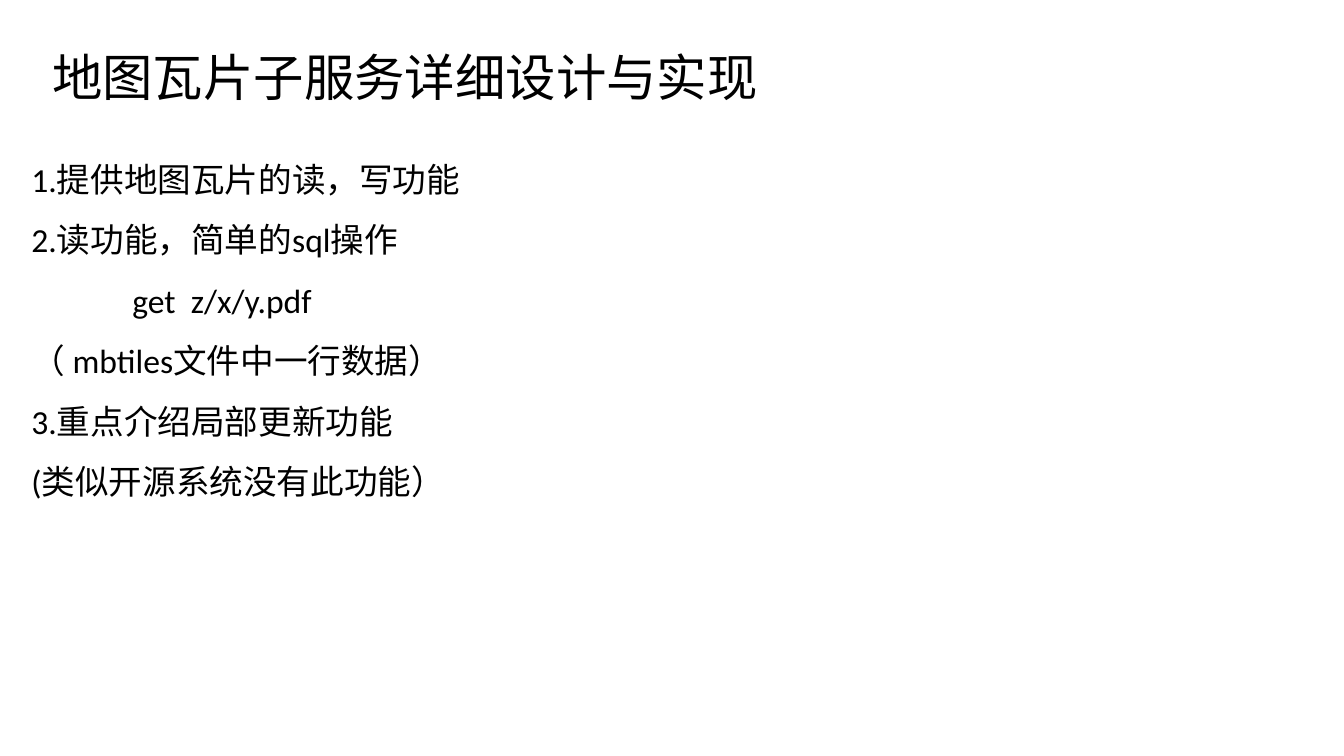
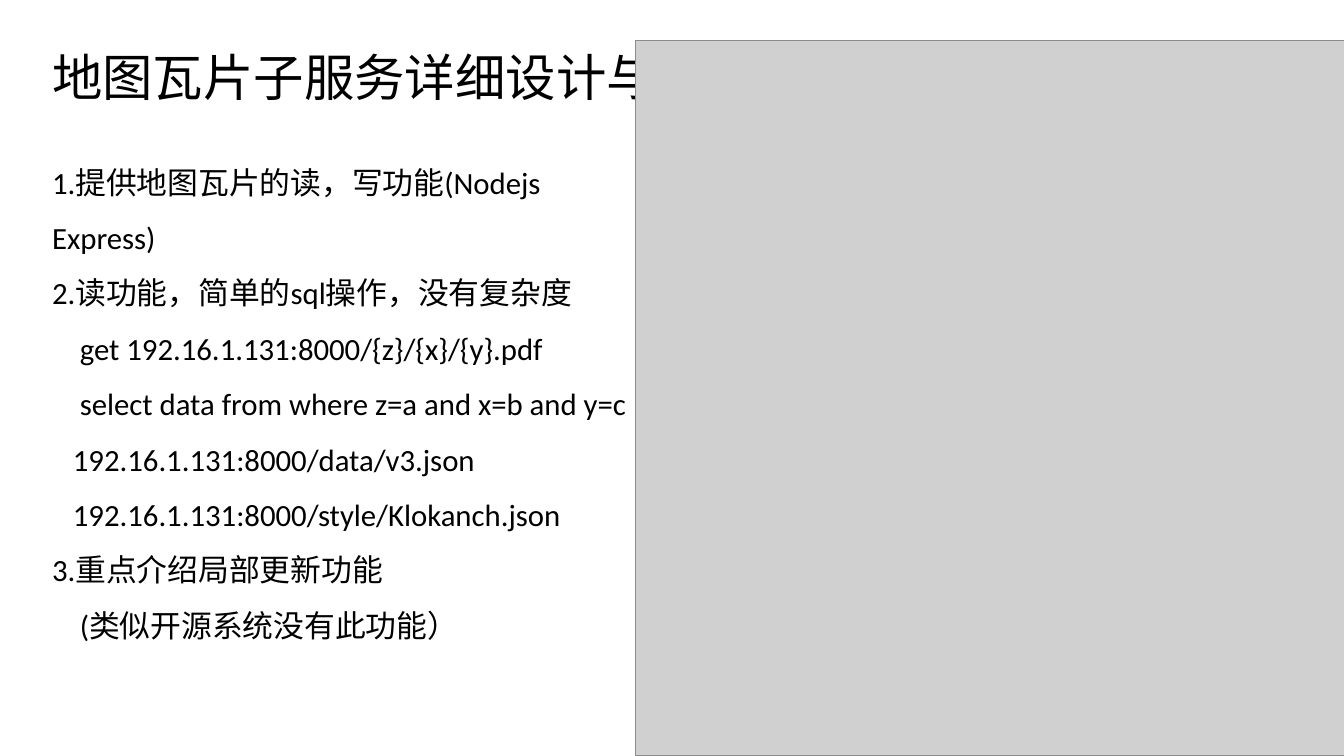
Before and after one commit to hc2013/graduate-article-latex, a slide deck: slide 22 of 地理轨迹相似性分析服务的设计和.pptx. Drawn at 1344x756 pixels with LibreOffice and Linux fonts; fonts in the diff are those of the drawing; grey boxes stand for pictures. Boxes give left, top, right and bottom in pixels: in the first picture for what was removed or moved away, otherwise in the second. Text is boxed around its words. In the diff, an @@ line names an element or a change of style, - is before the commit and + after.

```diff
--- a/地理轨迹相似性分析服务的设计和.pptx
+++ b/地理轨迹相似性分析服务的设计和.pptx
@@ picture added at (635,40,1344,756) @@
@@ text "1.提供地图瓦片的读，写功能(Nodejs Express)": place and size @@
-text "1.提供地图瓦片的读，写功能(Nodejs Express)" at (31,164,460,499)
+text "1.提供地图瓦片的读，写功能(Nodejs Express)" at (52,168,626,641)
@@ text at (52,168,626,532): text changed; size 24 to 22 pt @@
-1.提供地图瓦片的读，写功能
-2.读功能，简单的sql操作
-get z/x/y.pdf
-（ mbtiles文件中一行数据）
+1.提供地图瓦片的读，写功能(Nodejs Express)
+2.读功能，简单的sql操作，没有复杂度
+get 192.16.1.131:8000/{z}/{x}/{y}.pdf
+select data from where z=a and x=b and y=c
+192.16.1.131:8000/data/v3.json
+192.16.1.131:8000/style/Klokanch.json
@@ text at (52,556,458,641): size 24 to 22 pt in "3.重点介绍局部更新功能", "(类似开源系统没有此功能）" @@
```
Also in this commit, not shown: 1 other slide changed, 1 slide added, 5 other files.
